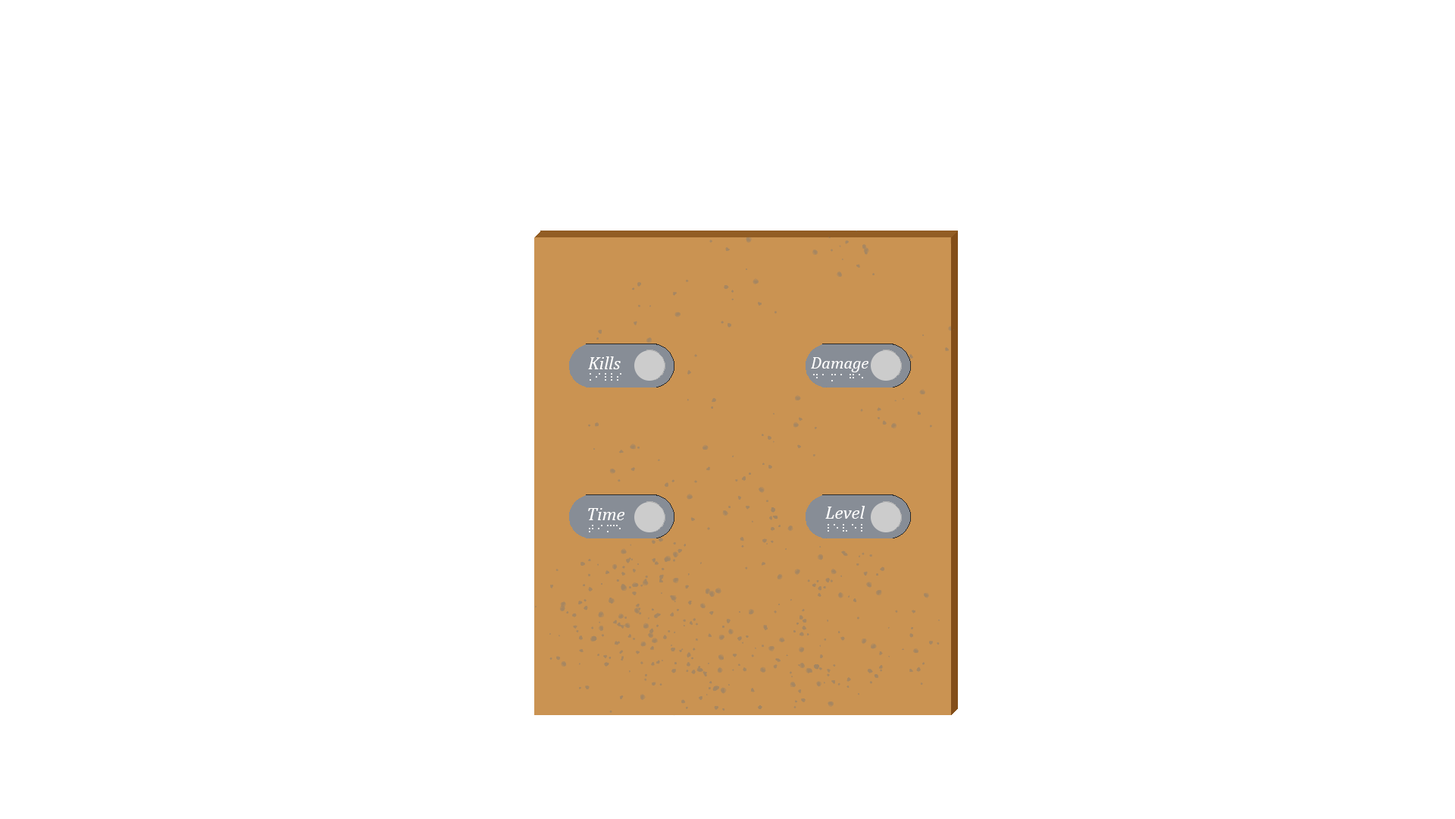
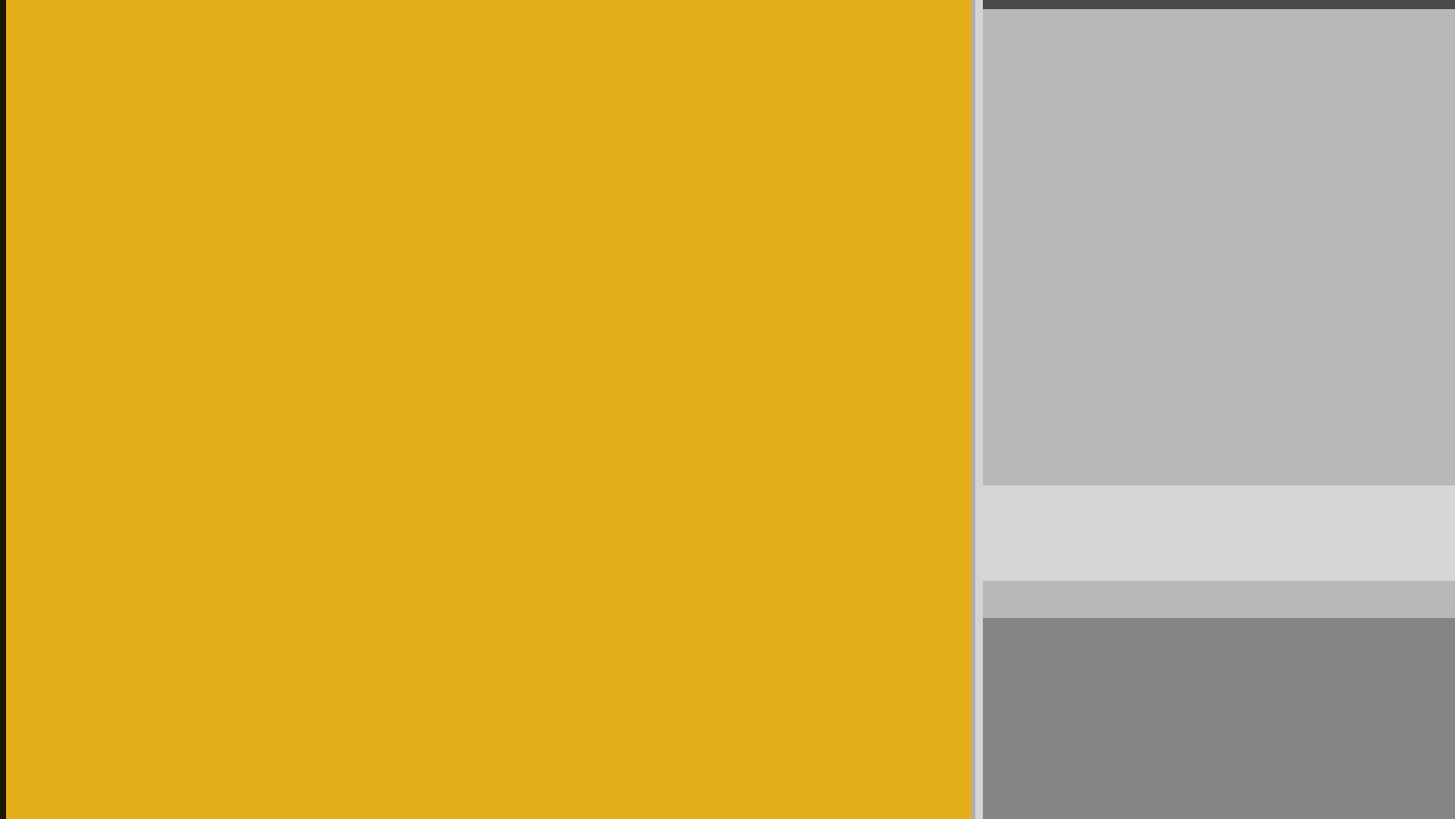
Layered file, before and after one edit (1455 x 819). Changes by layer:
removed layer "Ellipse 1" (1st of 4) over left=870, top=349, right=903, bottom=381
removed layer "Ellipse 1" (2nd of 4) over left=870, top=501, right=903, bottom=533
removed layer "Ellipse 1" (3rd of 4) over left=634, top=501, right=666, bottom=533
removed layer "Ellipse 1" (4th of 4) over left=634, top=349, right=666, bottom=381
removed layer "Layer 5" over left=827, top=523, right=863, bottom=532
removed layer "Layer 4" over left=588, top=524, right=621, bottom=533
removed layer "Layer 3" over left=813, top=373, right=864, bottom=382
painted on "Layer 1" over left=0, top=0, right=984, bottom=819
removed layer "Damage" over left=811, top=357, right=869, bottom=373
removed layer "Level" over left=825, top=505, right=866, bottom=519
removed layer "Time" over left=588, top=507, right=626, bottom=520
removed layer "Kills" over left=588, top=356, right=621, bottom=370
removed layer "Rectangle 2" (1st of 4) over left=805, top=343, right=912, bottom=388
removed layer "Rectangle 2" (2nd of 4) over left=569, top=494, right=675, bottom=539
removed layer "Rectangle 2" (3rd of 4) over left=805, top=494, right=912, bottom=539
removed layer "Rectangle 2" (4th of 4) over left=569, top=343, right=675, bottom=388
removed layer "Layer 2" (was 45%) over left=535, top=230, right=955, bottom=716
renamed "Rectangle 1" to "Layer 2", painted on it over left=534, top=0, right=1455, bottom=819
